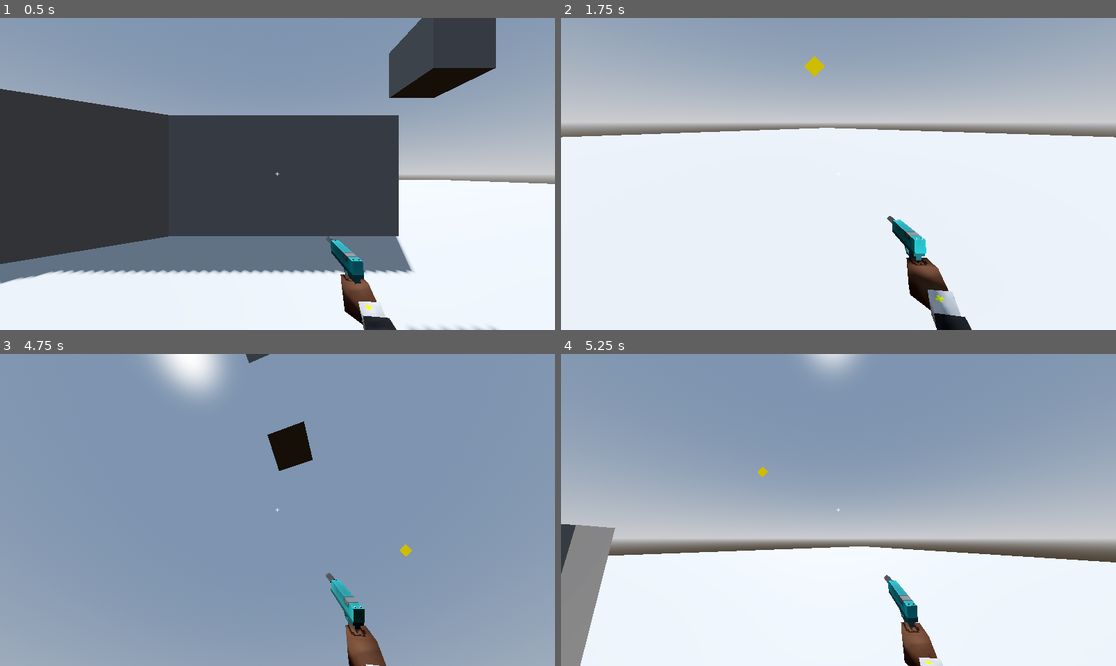
Above: before the commit, frames 1-4 (two rows, left to right).
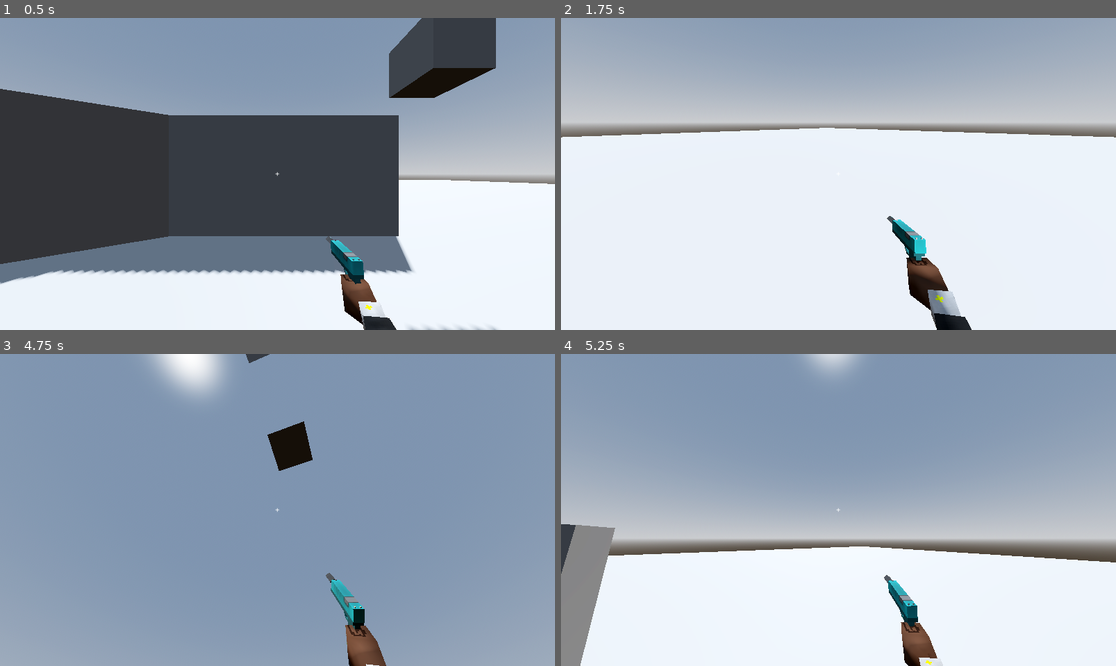
Above: after the commit, the same moments.

Repository: TheoLomeuBraga/kill-the-tower-boss
Game: Godot game, scene res://player/test_level.tscn
The game is run twice, just before and just after one commit, with the same random seed, the same clock (stepped at 60 frames per second) and the same inputs. The project has no main scene, so this scene is started directly.
Inputs (mouse positions are in pixels of both pictures, inside the frame that each line leads up to):
- Up to frame 1 (0.5 s): no input
- Up to frame 2 (1.75 s): move the mouse to (960, 158) at 0.52 s; press the mouse at (960, 158) at 0.53 s; hold D (right) 0.53-1.28 s; tap Space (jump) at 0.77, 1.52 s; move the mouse to (727, 189) at 1.27 s; release the mouse at (727, 189) at 1.28 s; hold S (back) from 1.28 s (still down); tap W (foward) at 1.35 s; click (727, 189) at 1.55 s
- Up to frame 3 (4.75 s): move the mouse to (333, 441) at 2.02 s; release S (back) at 2.03 s; press the mouse at (333, 441) at 2.03 s; hold D (right) 2.03-3.53 s; tap Down (look_down) at 2.1 s; move the mouse to (249, 572) at 2.77 s; release the mouse at (249, 572) at 2.78 s; tap Left (look_left) at 2.85 s; tap Space (jump) at 3.02, 3.77, 4.52 s; click (249, 572) at 3.05 s; move the mouse to (444, 556) at 3.52 s; press the mouse at (444, 556) at 3.53 s; hold A (left) from 3.53 s (still down); tap Right (look_right) at 3.6 s; move the mouse to (111, 463) at 4.27 s; release the mouse at (111, 463) at 4.28 s; tap Up (look_up) at 4.35 s; click (111, 463) at 4.55 s
- Up to frame 4 (5.25 s): move the mouse to (866, 510) at 5.02 s; release A (left) at 5.03 s; press the mouse at (866, 510) at 5.03 s; hold S (back) from 5.03 s (still down)

Frame 1 is identical in both runs. In frame 2, 0.1% of the frame differs, in the area x 43-48%, y 12-19%; in frame 3, less than 0.1%; in frame 4, less than 0.1%.

Commit message:
add raycast

Diff:
--- a/player/player.tscn
+++ b/player/player.tscn
@@ -22,7 +22,6 @@
 
 [sub_resource type="Resource" id="Resource_boad6"]
 script = ExtResource("4_qjkh3")
-speed = 10.0
 mesh = SubResource("SphereMesh_g6k8r")
 metadata/_custom_type_script = "uid://dsfbwvui8fvt4"
 
--- a/scripts/project_behavior.gd
+++ b/scripts/project_behavior.gd
@@ -14,18 +14,15 @@
 
 func start() -> void:
 
+	if data.speed < 0.0:
+		ray = RayCast3D.new()
+		ray.target_position = Vector3(0.0,0.0,-data.range)
+		add_child(ray)
+	else:
+		model = MeshInstance3D.new()
+		model.mesh = data.mesh
+		add_child(model)
 
-	model = MeshInstance3D.new()
-	model.mesh = data.mesh
-	add_child(model)
-
-
-
-
-
-	if data.speed < 0.0:
-		pass
-	else:
 		shape = ShapeCast3D.new()
 		add_child(shape)
 		shape.shape = SphereShape3D.new()
@@ -43,7 +40,23 @@
 
 func check_colision() -> void:
 	if data.speed < 0.0:
-		pass
+		while true:
+			ray.force_raycast_update()
+			if ray.is_colliding():
+				var stats : Stats = get_stats_from_node(ray.get_collider())
+				if stats == null:
+					break
+				else:
+					if data.faction != stats.faction:
+						stats.health -= data.damage
+						queue_free()
+						break
+					else:
+						ray.add_exception(ray.get_collider())
+						continue
+
+			else:
+				break
 	else:
 		for i : int in shape.get_collision_count():
 			var stats : Stats = get_stats_from_node(shape.get_collider(i))
@@ -59,7 +72,7 @@
 
 func _physics_process(delta: float) -> void:
 	if data.speed < 0.0:
-		pass
+		check_colision()
 	else:
 		shape.position.z -= data.speed * delta
 
